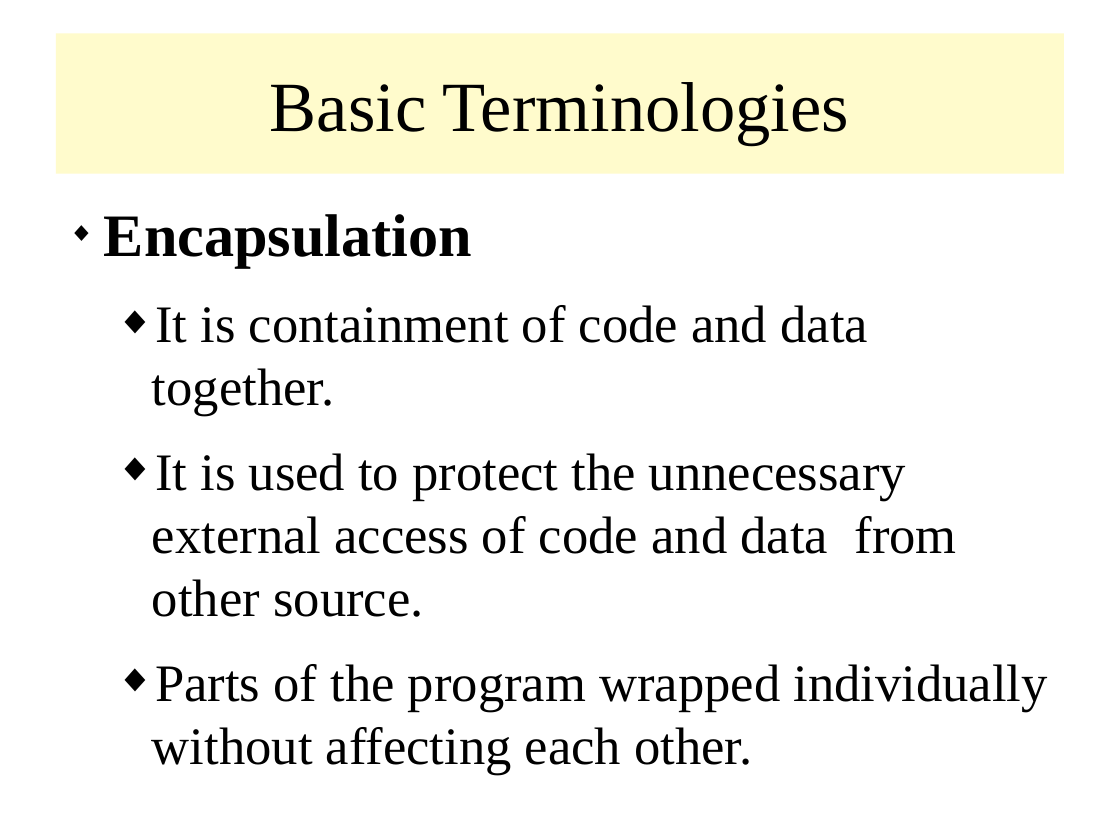
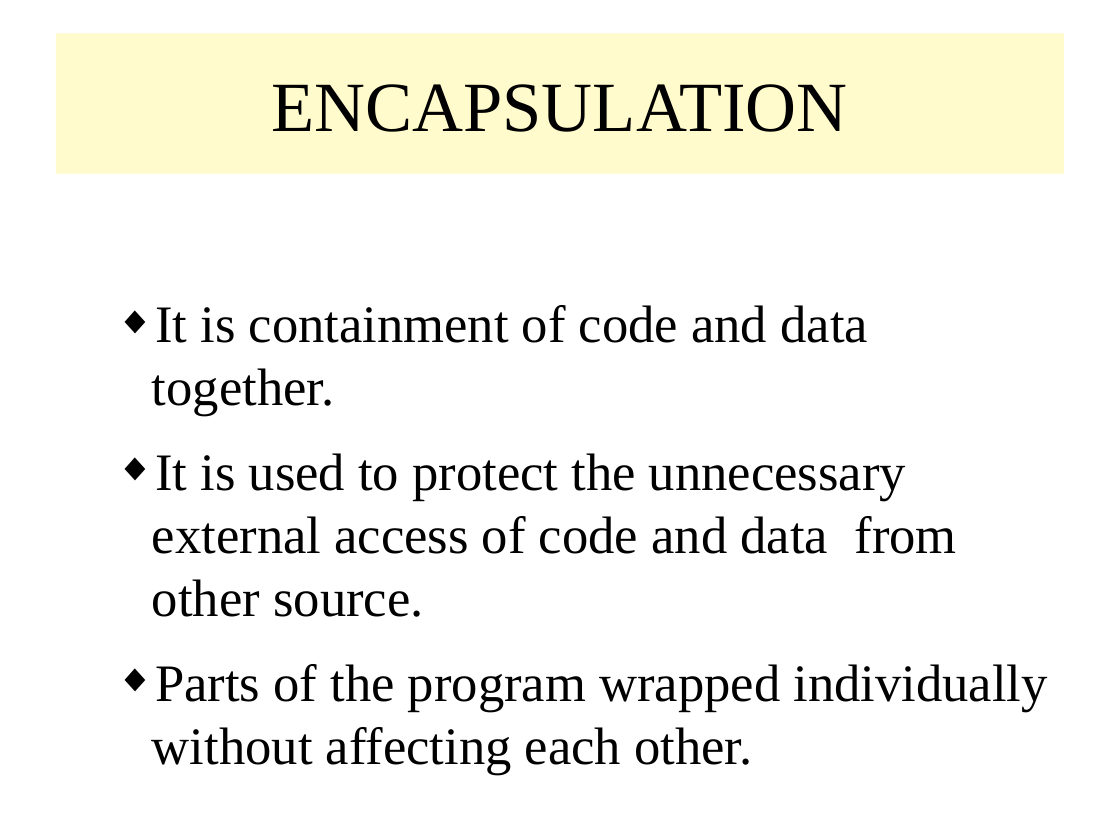
Before and after one commit to rajasekaran36/CS8392-OOPS, a slide deck: slide 13 of Slides/Unit 1/CS8392_U1_1_OOP_Intro.odp (slide 12 before the commit). Drawn at 1120x840 pixels with LibreOffice and Linux fonts; fonts in the diff are those of the drawing. Boxes give left, top, right and bottom in pixels: in the first picture for what was removed or moved away, otherwise in the second. Text is boxed around its words. In the diff, an @@ line names an element or a change of style, - is before the commit and + after.

```diff
--- a/Slides/Unit 1/CS8392_U1_1_OOP_Intro.odp
+++ b/Slides/Unit 1/CS8392_U1_1_OOP_Intro.odp
@@ title at (272, 84, 848, 132): text changed @@
-Basic Terminologies
+ENCAPSULATION
@@ text at (104, 214, 472, 268): paragraph removed @@
-◆ Encapsulation
```
Also in this commit, not shown: 9 other slides changed, 2 slides added, 1 slide removed, 3 other files.
